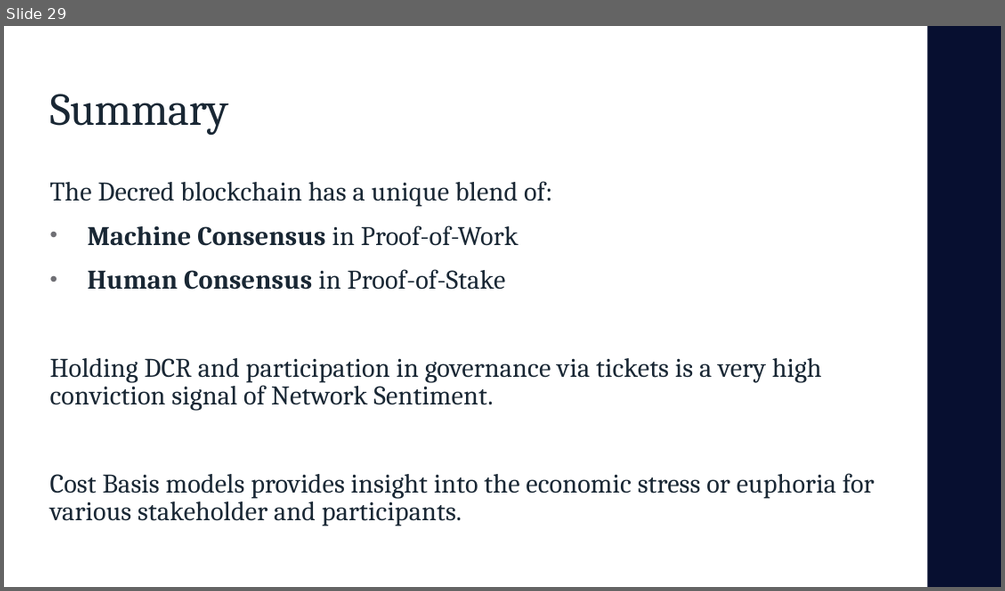
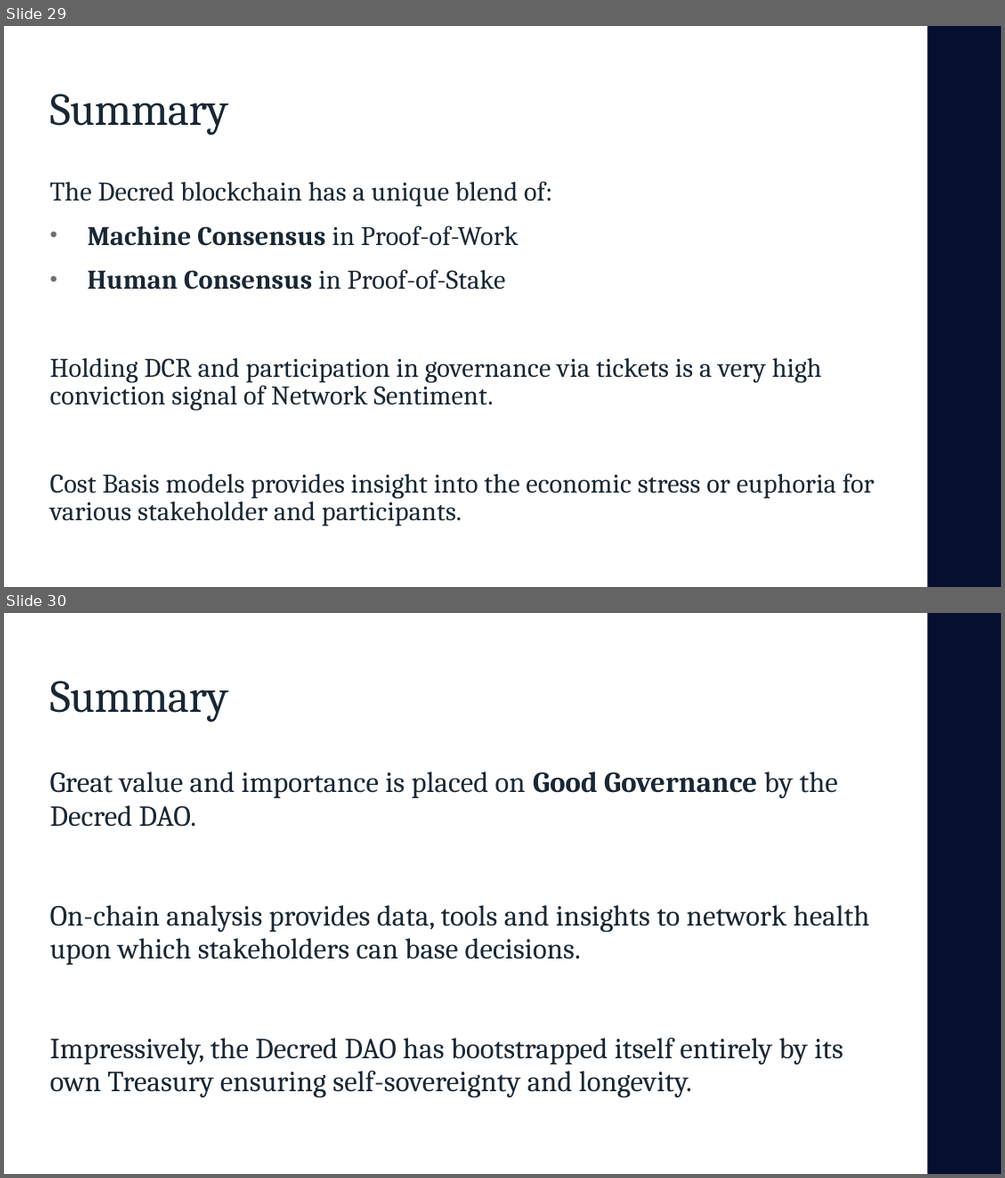
Before and after one commit to cryptobuks1/checkonchain, a slide deck: research_articles/masterclasses/consensus_distributed/consensus_distributed.pptx. Shown one above the other, each under a label of ours: slide 29 before the commit, slides 29 and 30 after it. The pictures are 1005x591 and 1005x1178 pixels, drawn with LibreOffice and Linux fonts; fonts in the diff are those of the drawing; background and template pictures are left out. Boxes give left, top, right and bottom in pixels: in the first picture for what was removed or moved away, otherwise in the second. Text is boxed around its words. In the diff, an @@ line names an element or a change of style, - is before the commit and + after.

Commit message:
summary

```diff
--- a/research_articles/masterclasses/consensus_distributed/consensus_distributed.pptx
+++ b/research_articles/masterclasses/consensus_distributed/consensus_distributed.pptx
@@ slide 30 added at (4,613,1001,1174), background #FFFFFF; not listed: 1 template element that a slide beside it also shows @@
@@ title added at (50,681,228,722), 44 pt, text #192734 @@
+Summary
@@ text added at (50,771,870,1097), 28 pt, text #192734 @@
+Great value and importance is placed on Good Governance by the Decred DAO.
+On-chain analysis provides data, tools and insights to network health upon which stakeholders can base decisions.
+Impressively, the Decred DAO has bootstrapped itself entirely by its own Treasury ensuring self-sovereignty and longevity.
```
Also in this commit, not shown: 1 other file.
